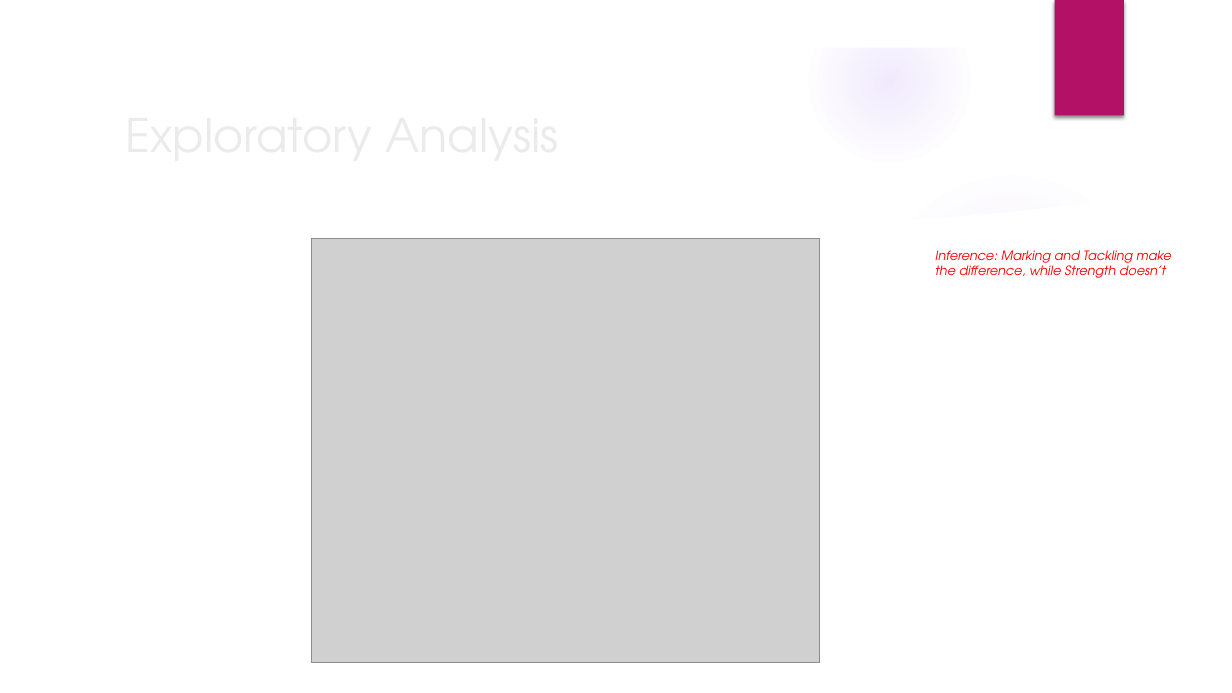
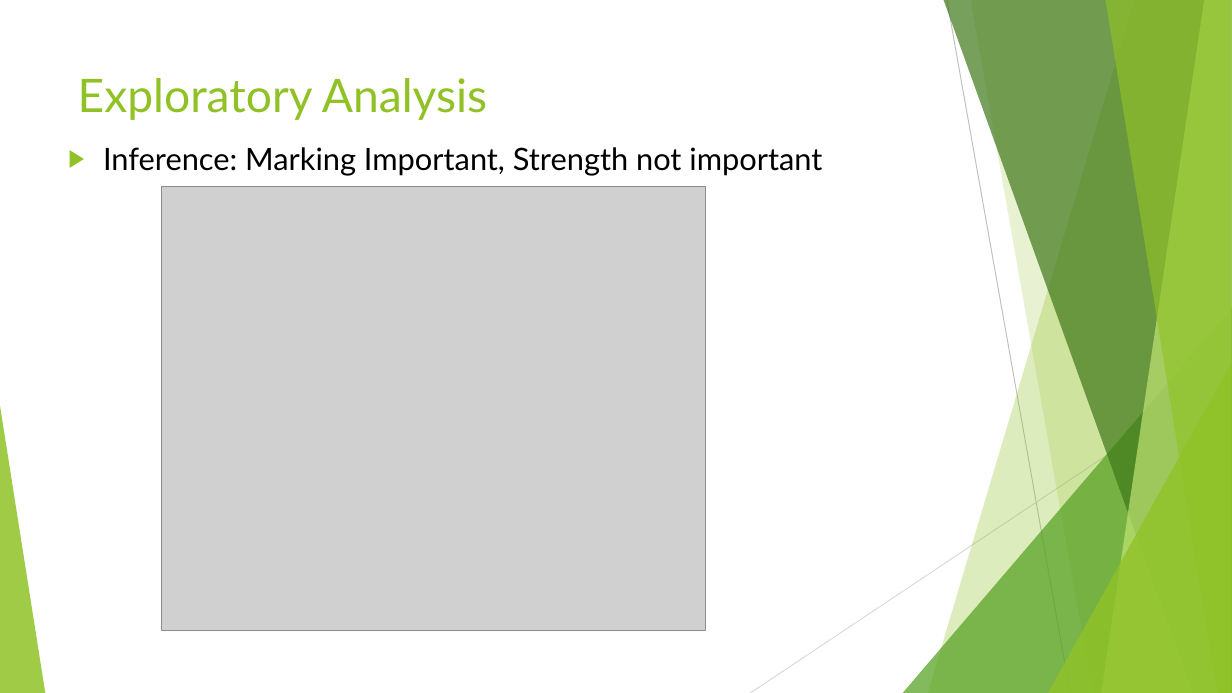
Before and after one commit to sharax/ECE_143_Group_11, a slide deck: slide 9 of ECE_143.pptx. Drawn at 1232x693 pixels with LibreOffice and Linux fonts; fonts in the diff are those of the drawing; grey boxes stand for pictures; background and template pictures are left out. Boxes give left, top, right and bottom in pixels: in the first picture for what was removed or moved away, otherwise in the second. Text is boxed around its words. In the diff, an @@ line names an element or a change of style, - is before the commit and + after.

```diff
--- a/ECE_143.pptx
+++ b/ECE_143.pptx
@@ group removed at (x1=0, y1=0, x2=1232, y2=693): 5 ellipses, 3 freeform shapes @@
@@ rectangle removed at (x1=1055, y1=0, x2=1124, y2=116) @@
@@ title "Exploratory Analysis" moved from (x1=116, y1=98, x2=1002, y2=169) to (x1=78, y1=78, x2=487, y2=120) @@
@@ title "Exploratory Analysis" at (x1=78, y1=78, x2=487, y2=120): font TeX Gyre Adventor to Lato, text colour #EBEBEB to #90C226; vertical alignment middle to top @@
@@ text added at (x1=103, y1=147, x2=822, y2=176), 24 pt, text #000000 @@
+▶ Inference: Marking Important, Strength not important
@@ picture resized from (x1=311, y1=239, x2=820, y2=664) to (x1=162, y1=187, x2=705, y2=631) @@
@@ text removed at (x1=935, y1=250, x2=1171, y2=278) @@
-Inference: Marking and Tackling make the difference, while Strength doesn’t
@@ group added at (x1=0, y1=0, x2=1232, y2=693): 5 freeform shapes, 3 triangles, 2 lines @@
```
Also in this commit, not shown: 11 other slides changed, 6 slides added, 7 slides removed.
